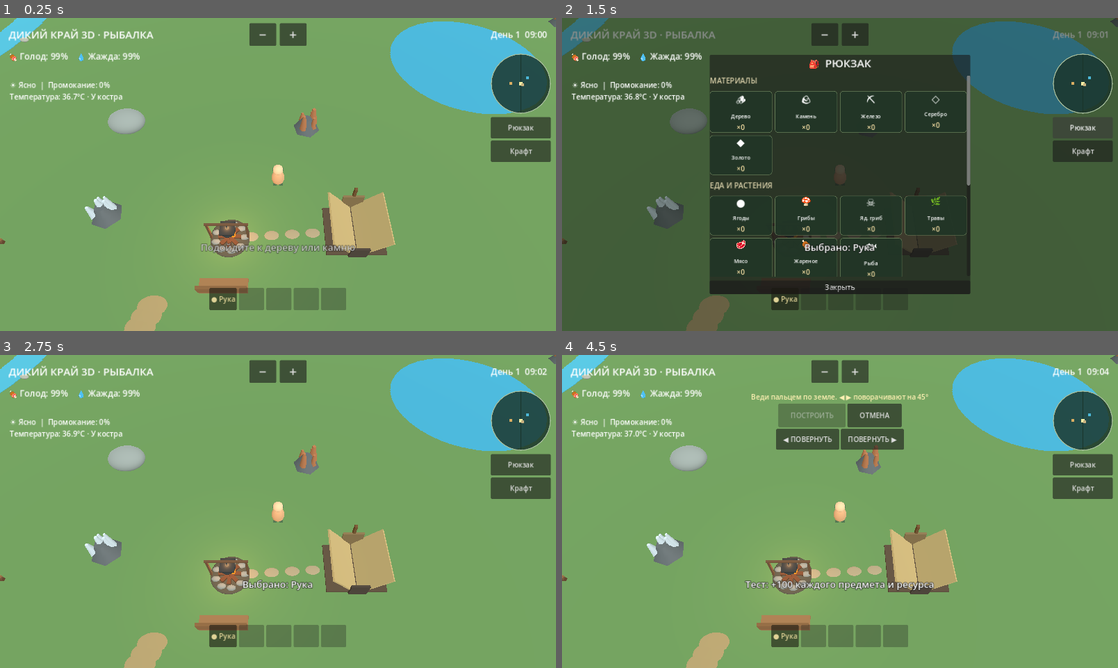
Above: before the commit, frames 1-4 (two rows, left to right).
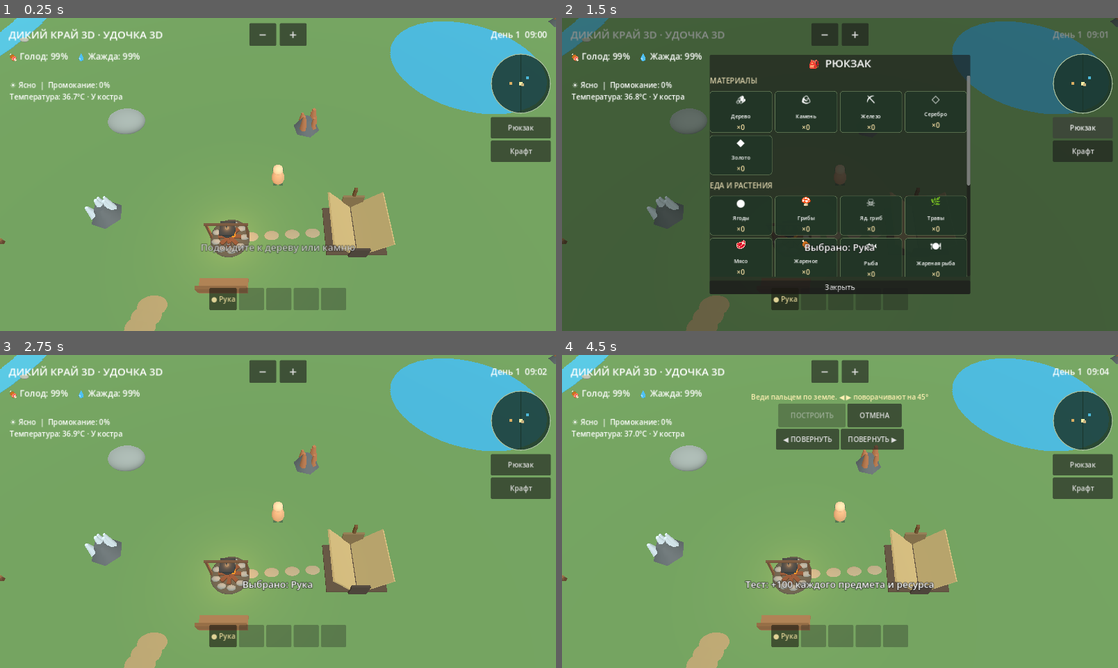
Above: after the commit, the same moments.

Repository: hjz2tz7cgv-ctrl/DikiyKrayGodot
Game: Godot game, scene res://scenes/main.tscn
The game is run twice, just before and just after one commit, with the same random seed, the same clock (stepped at 60 frames per second) and the same inputs.
Inputs:
- Up to frame 1 (0.25 s): no input
- Up to frame 2 (1.5 s): click "● Рука" at 0.5 s; click "Рюкзак" at 1.25 s
- Up to frame 3 (2.75 s): click "Закрыть" at 2 s
- Up to frame 4 (4.5 s): click "Крафт" at 2.75 s; click "ТЕСТ: +100 каждого ресурса" at 3.5 s; click "Ящик для припасов\n6 древесин…" at 4.25 s

The runs differ from the first frame. In frame 1, 0.2% of the frame differs, in the area x 18-30%, y 4-8%; in frame 2, 0.4%, in the area x 18-73%, y 4-83%; in frame 3, 0.2%; in frame 4, 0.2%.

Commit message:
Add files via upload

Diff:
--- a/scripts/main.gd
+++ b/scripts/main.gd
@@ -37,6 +37,15 @@
 var fishing_active := false
 var fishing_elapsed := 0.0
 var fishing_wait := 0.0
+var fishing_visual: Node3D
+var fishing_line: MeshInstance3D
+var fishing_float: Node3D
+var fishing_float_pos := Vector3.ZERO
+var fishing_bite_animation := 0.0
+var fish_cooking_active := false
+var fish_cooking_elapsed := 0.0
+var fish_cooked_ready := 0
+var fish_fire_pos := FIRE_POS
 var has_fishing_rod := false
 var fishing_rod_button: Button
 var fishing_progress: ProgressBar
@@ -57,7 +66,7 @@
 var drops: Array[Dictionary] = []
 var animals: Array[Dictionary] = []
 var scenery: Array[Node3D] = []
-var inventory := {"wood": 0, "stone": 0, "berry": 0, "meat": 0, "hide": 0, "mushroom": 0, "cooked_meat": 0, "iron": 0, "silver": 0, "gold": 0, "herb": 0, "poison_mushroom": 0, "bandage": 0, "herbal_tea": 0, "fish": 0}
+var inventory := {"wood": 0, "stone": 0, "berry": 0, "meat": 0, "hide": 0, "mushroom": 0, "cooked_meat": 0, "iron": 0, "silver": 0, "gold": 0, "herb": 0, "poison_mushroom": 0, "bandage": 0, "herbal_tea": 0, "fish": 0, "cooked_fish": 0}
 var hunger := 100.0
 var thirst := 100.0
 var survival_label: Label
@@ -200,6 +209,7 @@
     _create_camp()
     _create_player()
     _create_handheld_tools()
+    _create_fishing_visual()
     _create_camera()
     _create_resources()
     _create_ore()
@@ -583,6 +593,8 @@
         status_message = "Для рыбалки подойди к воде"
     else:
         fishing_active = true
+        fishing_bite_animation = 0.0
+        _place_fishing_float()
         # Остановить прежний автоподход и охоту при забросе.
         pending_index = -1
         pending_kind = ""
@@ -599,6 +611,7 @@
     fishing_elapsed += delta
     if fishing_elapsed >= fishing_wait:
         fishing_active = false
+        fishing_bite_animation = 0.85
         if rng.randf() < 0.78:
             inventory["fish"] += 1
             status_message = "Поклёвка! Поймана свежая рыба (+1)"
@@ -764,9 +777,10 @@
         held_tool_root.add_child(model)
         held_tool_models[kind] = model
         if kind == "rod":
-            _mesh_box(model, Vector3(0.045, 1.55, 0.045), Vector3(0, 0.60, -0.12), Color("b99a62"))
-            _mesh_box(model, Vector3(0.012, 0.6, 0.012), Vector3(0, 1.63, -0.12), Color("dce5e4"))
-            _mesh_sphere(model, 0.07, Vector3(0, 1.33, -0.12), Color("c34836"))
+            _mesh_box(model, Vector3(0.065, 1.18, 0.065), Vector3(0, 0.37, -0.05), Color("91643b"))
+            _mesh_box(model, Vector3(0.039, 1.18, 0.039), Vector3(0, 1.53, -0.05), Color("d1b37c"))
+            _mesh_box(model, Vector3(0.019, 0.64, 0.019), Vector3(0, 2.37, -0.05), Color("e4d3a3"))
+            _mesh_sphere(model, 0.095, Vector3(0.13, 0.18, -0.05), Color("505d64"))
         elif kind == "spear":
             _mesh_box(model, Vector3(0.07, 1.7, 0.07), Vector3(0, 0.55, 0), wood)
             _mesh_box(model, Vector3(0.13, 0.32, 0.10), Vector3(0, 1.56, 0), steel)
@@ -780,11 +794,100 @@
             _mesh_box(model, Vector3(0.09, 0.92, 0.09), Vector3(0, 0.34, 0), wood)
             _mesh_box(model, Vector3(0.37, 0.28, 0.12), Vector3(-0.14, 0.75, 0), steel)
 
+func _create_fishing_visual() -> void:
+    fishing_visual = Node3D.new()
+    fishing_visual.name = "FishingFloatAndLine"
+    add_child(fishing_visual)
+    fishing_float = Node3D.new()
+    fishing_visual.add_child(fishing_float)
+    _mesh_sphere(fishing_float, 0.115, Vector3(0, 0.065, 0), Color("ed4d39"))
+    _mesh_sphere(fishing_float, 0.07, Vector3(0, -0.035, 0), Color("f4e9d0"))
+    _mesh_box(fishing_float, Vector3(0.025, 0.17, 0.025), Vector3(0, 0.18, 0), Color("303a37"))
+    fishing_line = MeshInstance3D.new()
+    var line_mesh := CylinderMesh.new()
+    line_mesh.top_radius = 0.009
+    line_mesh.bottom_radius = 0.009
+    line_mesh.height = 1.0
+    fishing_line.mesh = line_mesh
+    fishing_line.material_override = _material(Color("d7e1dd"))
+    fishing_visual.add_child(fishing_line)
+    fishing_visual.visible = false
+
+func _place_fishing_float() -> void:
+    var here := Vector2(player.position.x, player.position.z)
+    var target := here
+    if here.distance_to(LAKE_CENTER) <= LAKE_RADIUS + 3.0:
+        var to_lake := LAKE_CENTER - here
+        target = here + to_lake.normalized() * minf(3.5, to_lake.length())
+    else:
+        target = Vector2(_stream_center_x(here.y), here.y)
+    fishing_float_pos = Vector3(target.x, 0.055, target.y)
+
+func _update_fishing_visual(delta: float) -> void:
+    if fishing_visual == null:
+        return
+    if fishing_bite_animation > 0.0:
+        fishing_bite_animation = maxf(0.0, fishing_bite_animation - delta)
+    var show_float := fishing_active or fishing_bite_animation > 0.0
+    fishing_visual.visible = show_float
+    if not show_float or held_tool_root == null:
+        return
+    var wave := sin(fishing_elapsed * 3.8) * 0.045
+    var dip := 0.0
+    if fishing_bite_animation > 0.0:
+        dip = -0.18 * sin((0.85 - fishing_bite_animation) * 11.0)
+    fishing_float.position = fishing_float_pos + Vector3(0, wave + dip, 0)
+    var rod: Node3D = held_tool_models["rod"]
+    var tip := rod.to_global(Vector3(0, 2.70, -0.05))
+    var end := fishing_float.global_position + Vector3(0, 0.16, 0)
+    var between := end - tip
+    fishing_line.global_position = (tip + end) * 0.5
+    fishing_line.quaternion = Quaternion(Vector3.UP, between.normalized())
+    fishing_line.scale = Vector3(1, between.length(), 1)
+
+func _start_cooking_fish() -> void:
+    var at_main := Vector2(player.position.x, player.position.z).distance_to(FIRE_POS) <= 3.5
+    if not at_main and not _near_built_structure("firepit"):
+        status_message = "Подойди к костру, чтобы приготовить рыбу"
+    elif fish_cooking_active or fish_cooked_ready > 0:
+        status_message = "Сначала забери готовую рыбу"
+    elif int(inventory["fish"]) < 1 or int(inventory["wood"]) < 1:
+        status_message = "Нужны 1 рыба и 1 древесина"
+    else:
+        inventory["fish"] -= 1
+        inventory["wood"] -= 1
+        fish_cooking_active = true
+        fish_cooking_elapsed = 0.0
+        fish_fire_pos = FIRE_POS if at_main else _nearest_built_fire_position()
+        status_message = "Рыба жарится на костре. Вернись за ней позже"
+    _update_ui()
+
+func _collect_cooked_fish() -> void:
+    var here := Vector2(player.position.x, player.position.z)
+    if fish_cooked_ready <= 0 or here.distance_to(fish_fire_pos) > 4.0:
+        status_message = "Подойди к костру, где готовилась рыба"
+    else:
+        inventory["cooked_fish"] += fish_cooked_ready
+        status_message = "Забрано жареной рыбы: %d" % fish_cooked_ready
+        fish_cooked_ready = 0
+    _update_ui()
+
+func _update_fish_cooking(delta: float) -> void:
+    if not fish_cooking_active:
+        return
+    fish_cooking_elapsed += delta
+    if fish_cooking_elapsed >= COOK_SECONDS:
+        fish_cooking_active = false
+        fish_cooking_elapsed = 0.0
+        fish_cooked_ready += 1
+        status_message = "Рыба готова! Вернись к костру и забери её"
+        _update_ui()
+
 func _update_handheld_tools(delta: float) -> void:
     if held_tool_root == null:
         return
     var kind := ""
-    if fishing_active:
+    if fishing_active or fishing_bite_animation > 0.0:
         kind = "rod"
     elif digging_active:
         kind = "shovel"
@@ -806,7 +909,7 @@
         model.visible = tool_kind == kind
     tool_animation_clock += delta
     if kind == "rod":
-        held_tool_root.rotation.x = -0.3 + sin(tool_animation_clock * 2.0) * 0.035
+        held_tool_root.rotation.x = -0.3 + sin(tool_animation_clock * 2.0) * 0.035 + (0.75 * fishing_bite_animation / 0.85 if fishing_bite_animation > 0.0 else 0.0)
     elif mining_active or digging_active:
         held_tool_root.rotation.x = sin(tool_animation_clock * 8.0) * 0.5
     elif kind == "spear" and hunt_target >= 0:
@@ -1331,7 +1434,7 @@
     _add_bag_section(sections, "ЕДА И РАСТЕНИЯ", [
         ["berry", "Ягоды", "●"], ["mushroom", "Грибы", "🍄"],
         ["poison_mushroom", "Яд. гриб", "☠"], ["herb", "Травы", "🌿"],
-        ["meat", "Мясо", "🥩"], ["cooked_meat", "Жареное", "🍖"], ["fish", "Рыба", "🐟"]])
+        ["meat", "Мясо", "🥩"], ["cooked_meat", "Жареное", "🍖"], ["fish", "Рыба", "🐟"], ["cooked_fish", "Жареная рыба", "🍽"]])
     _add_bag_section(sections, "СНАРЯЖЕНИЕ", [
         ["spear_tool", "Копьё", "⚔"], ["pickaxe_tool", "Кирка", "⛏"],
         ["shovel_tool", "Лопата", "♠"], ["iron_tool", "Инструмент", "⚒"],
@@ -1711,7 +1814,7 @@
     _update_ui()
 
 func _item_ru_name(kind: String) -> String:
-    var names := {"wood": "Древесина", "stone": "Камень", "b …(244 unchanged characters)… bal_tea": "Отвар", "fish": "Свежая рыба"}
+    var names := {"wood": "Древесина", "stone": "Камень", "b …(244 unchanged characters)… bal_tea": "Отвар", "fish": "Свежая рыба", "cooked_fish": "Жареная рыба"}
     return str(names.get(kind, kind))
 
 func _near_built_structure(kind: String, distance: float = 4.0) -> bool:
@@ -2368,7 +2471,7 @@
     return count
 
 func _update_ui() -> void:
-    info_label.text = "ДИКИЙ КРАЙ 3D · РЫБАЛКА"
+    info_label.text = "ДИКИЙ КРАЙ 3D · УДОЧКА 3D"
     if status_message != last_hint_message:
         last_hint_message = status_message
         _show_center_hint(status_message)
@@ -2536,6 +2639,8 @@
             hunger = minf(100.0, hunger + 18.0)
         elif kind == "cooked_meat":
             hunger = minf(100.0, hunger + 42.0)
+        elif kind == "cooked_fish":
+            hunger = minf(100.0, hunger + 34.0)
         status_message = "Ты поел"
     _update_ui()
 
@@ -2555,6 +2660,8 @@
         _add_action_option("Открыть сундук", "storage")
     if cooked_ready > 0 and _at_cooking_fire():
         _add_action_option("Забрать жареное мясо", "collect_cooked")
+    if fish_cooked_ready > 0 and Vector2(player.position.x, player.position.z).distance_to(fish_fire_pos) <= 4.0:
+        _add_action_option("Забрать жареную рыбу", "collect_fish")
     if _near_shelter():
         _add_action_option("Отдохнуть под навесом", "shelter_rest")
     if int(inventory.get("berry", 0)) > 0:
@@ -2563,6 +2670,8 @@
         _add_action_option("Съесть гриб", "mushroom")
     if int(inventory.get("cooked_meat", 0)) > 0:
         _add_action_option("Съесть жареное мясо", "cooked_meat")
+    if int(inventory.get("cooked_fish", 0)) > 0:
+        _add_action_option("Съесть жареную рыбу", "cooked_fish")
     if int(inventory["bandage"]) > 0:
         _add_action_option("Использовать повязку", "bandage")
     if int(inventory["herbal_tea"]) > 0:
@@ -2579,8 +2688,10 @@
         _add_action_option("Осмотреть заброшенную хижину", "cabin")
     if Vector2(player.position.x, player.position.z).distance_to(FIRE_POS) <= 3.5:
         _add_action_option("Пожарить мясо", "cook")
+        _add_action_option("Пожарить рыбу", "cook_fish")
     elif _near_built_structure("firepit"):
         _add_action_option("Пожарить мясо", "built_cook")
+        _add_action_option("Пожарить рыбу", "cook_fish")
     if Vector2(player.position.x, player.position.z).distance_to(BENCH_POS) <= 3.0:
         if sitting:
             _add_action_option("Встать со скамейки", "stand")
@@ -2614,6 +2725,10 @@
         _show_shelter_rest()
     elif kind == "craft":
         _toggle_craft()
+    elif kind == "cook_fish":
+        _start_cooking_fish()
+    elif kind == "collect_fish":
+        _collect_cooked_fish()
     elif kind == "dig_cache":
         _begin_digging(_nearest_cache())
     elif kind == "resource":
@@ -2654,6 +2769,9 @@
     elif here.distance_to(CABIN_POS) <= 4.1:
         nearby_action_kind = "cabin"
         nearby_button.text = "Осмотреть заброшенную хижину"
+    elif fish_cooked_ready > 0 and Vector2(player.position.x, player.position.z).distance_to(fish_fire_pos) <= 4.0:
+        nearby_action_kind = "collect_fish"
+        nearby_button.text = "Забрать жареную рыбу"
     elif cooked_ready > 0 and _at_cooking_fire():
         nearby_action_kind = "collect_cooked"
         nearby_button.text = "Забрать жареное мясо"
@@ -2662,10 +2780,14 @@
         nearby_button.text = "Встать со скамейки" if sitting else "Сесть на скамейку и отдохнуть"
     elif here.distance_to(FIRE_POS) <= 3.2:
         nearby_action_kind = "cook"
-        nearby_button.text = "Мясо жарится…" if cooking_active else "Пожарить мясо"
+        nearby_button.text = "Зажарить рыбу" if inventory["fish"] > 0 and not fish_cooking_active and fish_cooked_ready == 0 else "Мясо жарится…" if cooking_active else "Пожарить мясо"
+        if inventory["fish"] > 0 and not fish_cooking_active and fish_cooked_ready == 0:
+            nearby_action_kind = "cook_fish"
     elif _near_built_structure("firepit"):
         nearby_action_kind = "built_cook"
-        nearby_button.text = "Мясо жарится…" if cooking_active else "Пожарить мясо"
+        nearby_button.text = "Зажарить рыбу" if inventory["fish"] > 0 and not fish_cooking_active and fish_cooked_ready == 0 else "Мясо жарится…" if cooking_active else "Пожарить мясо"
+        if inventory["fish"] > 0 and not fish_cooking_active and fish_cooked_ready == 0:
+            nearby_action_kind = "cook_fish"
     elif _near_fishing_water() and has_fishing_rod and not fishing_active:
         nearby_action_kind = "fishing"
         nearby_button.text = "Забросить удочку"
@@ -2746,6 +2868,10 @@
         _start_fishing()
     elif chosen == "collect_cooked":
         _collect_cooked_meat()
+    elif chosen == "collect_fish":
+        _collect_cooked_fish()
+    elif chosen == "cook_fish":
+        _start_cooking_fish()
     elif chosen == "built_cook":
         _cook_at_built_fire()
     elif chosen == "cook":
@@ -2976,6 +3102,8 @@
     if held_tool_root != null:
         held_tool_root.visible = true
     _update_handheld_tools(delta)
+    _update_fishing_visual(delta)
+    _update_fish_cooking(delta)
     if cooking_active:
         cooking_elapsed += delta
         cooking_caption.visible = true
